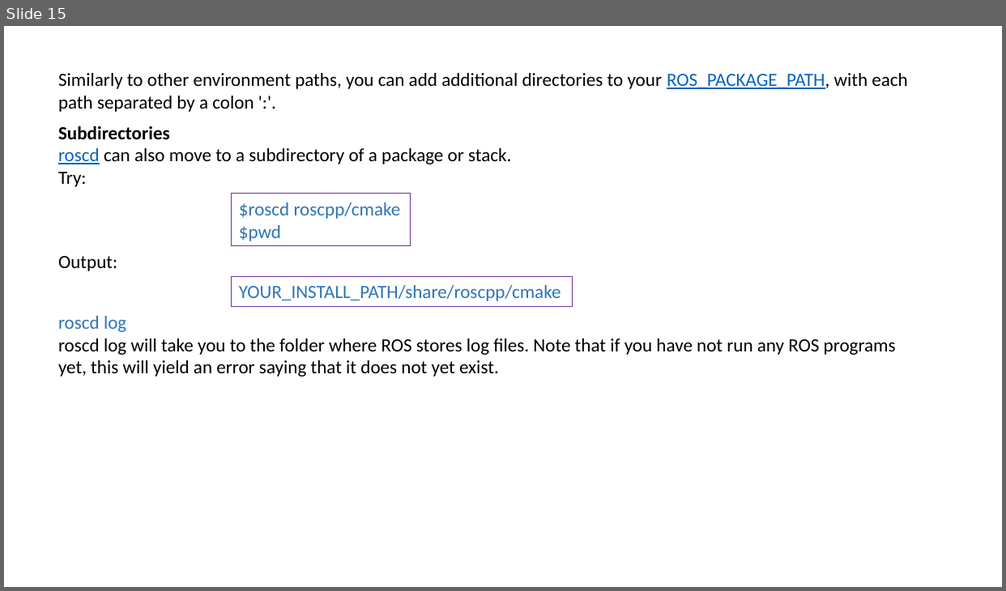
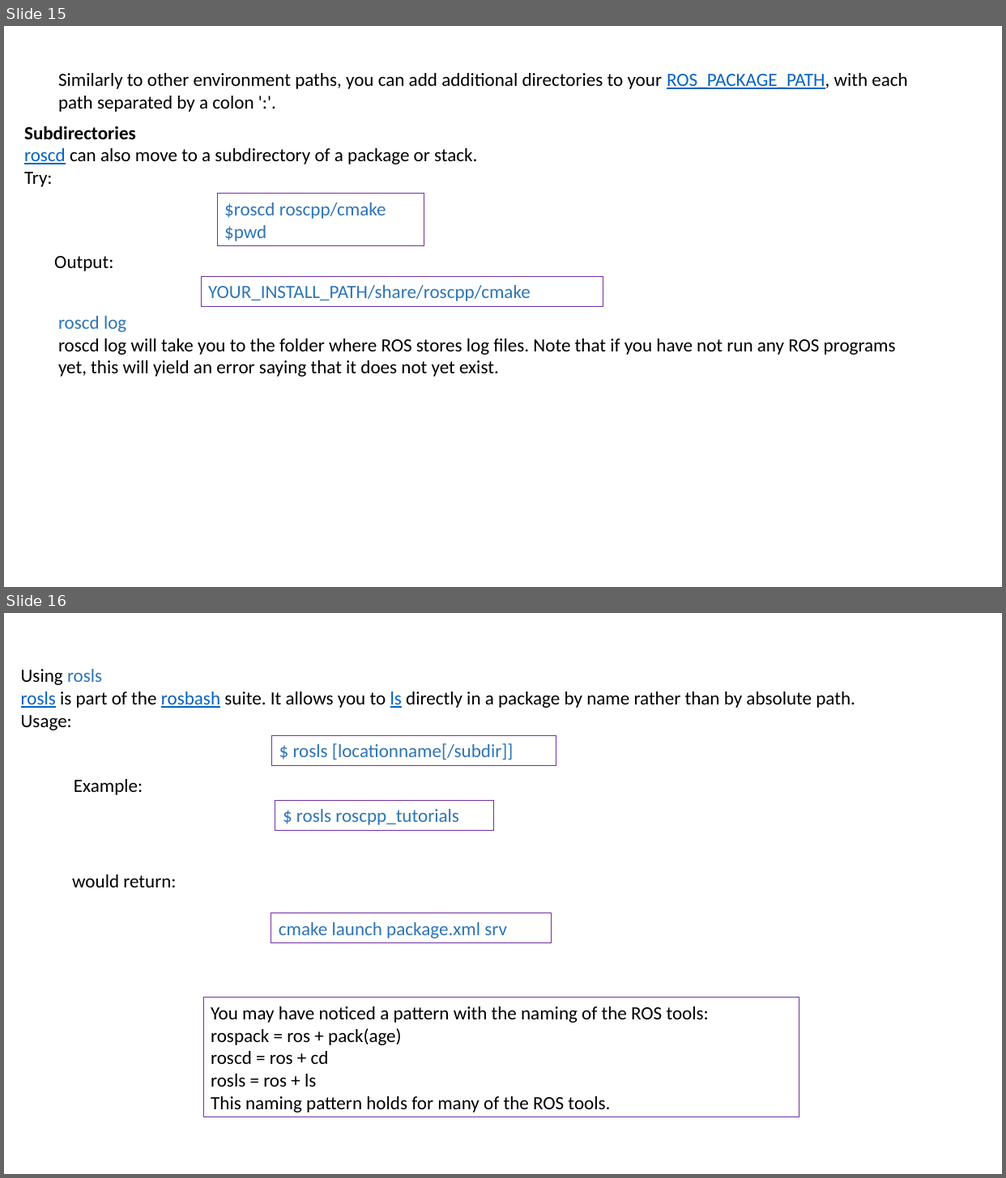
Before and after one commit to vishal-kit/ROS_Lec_1, a slide deck: ROS lec 1_jp.pptx. Shown one above the other, each under a label of ours: slide 15 before the commit, slides 15 and 16 after it. The pictures are 1006x591 and 1006x1178 pixels, drawn with LibreOffice and Linux fonts; fonts in the diff are those of the drawing. Boxes give left, top, right and bottom in pixels: in the first picture for what was removed or moved away, otherwise in the second. Text is boxed around its words. In the diff, an @@ line names an element or a change of style, - is before the commit and + after.

```diff
--- a/ROS lec 1_jp.pptx
+++ b/ROS lec 1_jp.pptx
@@ slide 16 added at box(4, 613, 1002, 1174), background #FFFFFF @@
@@ text added at box(21, 669, 855, 730), 18 pt, text #000000 @@
+Using rosls
+rosls is part of the rosbash suite. It allows you to ls directly in a package by name rather than by absolute path.
+Usage:
@@ rectangle added at box(272, 736, 556, 766), outline #7030A0 0.75 pt, 18 pt, text #2E75B6 @@
+$ rosls [locationname[/subdir]]
@@ text added at box(74, 779, 143, 795), 18 pt, text #000000 @@
+Example:
@@ rectangle added at box(275, 800, 494, 830), outline #7030A0 0.75 pt, 18 pt, text #2E75B6 @@
+$ rosls roscpp_tutorials
@@ text added at box(72, 875, 176, 888), 18 pt, text #000000 @@
+would return:
@@ rectangle added at box(271, 914, 552, 943), outline #7030A0 0.75 pt, 18 pt, text #2E75B6 @@
+cmake launch package.xml srv
@@ rectangle added at box(203, 998, 799, 1118), outline #7030A0 0.75 pt, 18 pt, text #000000 @@
+You may have noticed a pattern with the naming of the ROS tools:
+rospack = ros + pack(age)
+roscd = ros + cd
+rosls = ros + ls
+This naming pattern holds for many of the ROS tools.
@@ slide 15 changed as well @@
@@ text "Subdirectories": place and size @@
-text "Subdirectories" at box(58, 126, 511, 187)
+text "Subdirectories" at box(24, 126, 477, 187)
@@ rectangle "$roscd roscpp/cmake": place and size @@
-rectangle "$roscd roscpp/cmake" at box(232, 194, 411, 247)
+rectangle "$roscd roscpp/cmake" at box(217, 194, 424, 246)
@@ text "Output:": place and size @@
-text "Output:" at box(58, 256, 117, 271)
+text "Output:" at box(54, 256, 113, 271)
@@ rectangle "YOUR_INSTALL_PATH/share/roscpp/cmake": place and size @@
-rectangle "YOUR_INSTALL_PATH/share/roscpp/cmake" at box(232, 277, 572, 307)
+rectangle "YOUR_INSTALL_PATH/share/roscpp/cmake" at box(201, 277, 603, 307)
```
Also in this commit, not shown: 8 other slides changed, 7 other slides added, 6 slides removed.
